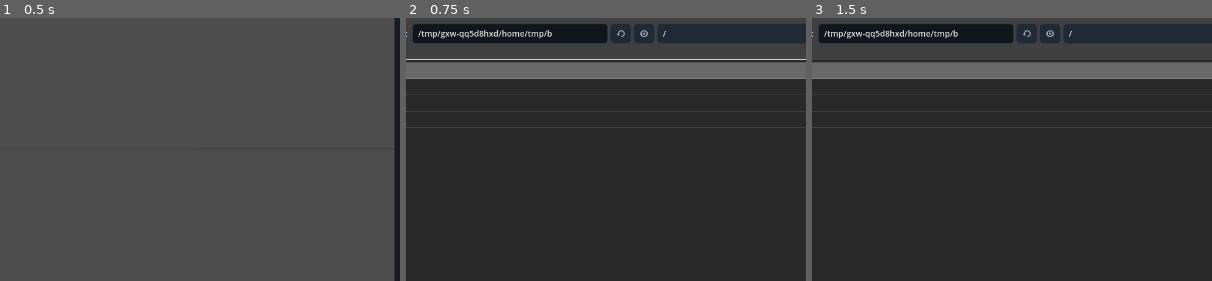
Above: before the commit, frames 1-3 (left to right).
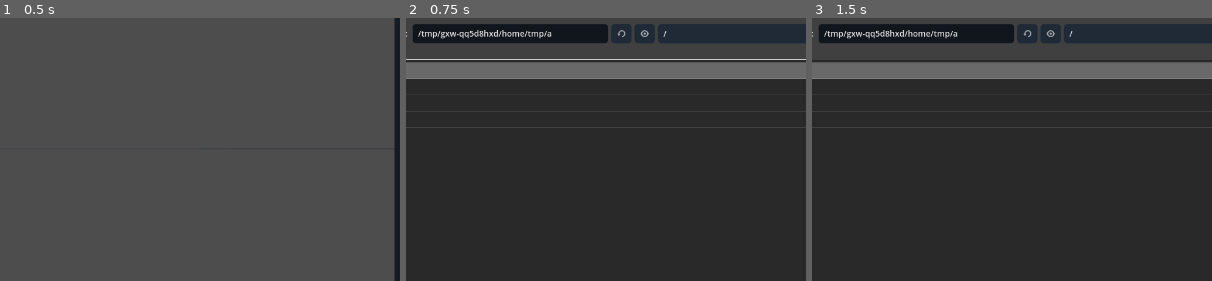
Above: after the commit, the same moments.

Repository: Onnevan/Kabuki
Game: Godot game, scene res://editor/main.tscn
Same seed, same stepped clock (60 frames per second), same inputs: the game is played once before the commit and once after it.
Inputs (mouse positions are % of the whole screen's width and height, from its top left):
- Up to frame 1 (0.5 s): no input
- Up to frame 2 (0.75 s): click "＋ IMPORT" at 0.5 s
- Up to frame 3 (1.5 s): click (37, 77) at 1.27 s; type "12" at 1.35 s
The pictures show only the part of the screen within x 27-77%, y 15-65%; the shares and areas given below are measured in that part.

Frame 1 is identical in both runs. In frame 2, 0.1% of the frame differs, in the area x 35-66%, y 3-9%; in frame 3, 0.1%.

Commit message:
Turn drawing planes into spatial reference canvases with ray projection

Diff:
--- a/editor/main.gd
+++ b/editor/main.gd
@@ -49,6 +49,7 @@
 var sculpt_mode := "push"
 var drawing_planes: Array[Node3D] = []
 var selected_stroke: Stroke3D
+const DRAWING_PLANE_SPACING := 1.0
 
 func _ready() -> void:
 	theme = KabukiThemeBuilder.build()
@@ -819,13 +820,36 @@
 	_select(runtime)
 	status.text = "Bitmap drawing converted to alpha Delaunay mesh"
 
+func _ray_to_drawing_plane(screen_pos: Vector2, plane: Node3D) -> Vector3:
+	# Reference canvases are mathematical XY planes. They have no rendered
+	# geometry; strokes/images are projected onto this coordinate system.
+	var ray_origin := camera.project_ray_origin(screen_pos)
+	var ray_dir := camera.project_ray_normal(screen_pos)
+	var plane_normal := plane.global_transform.basis.z.normalized()
+	var denom := ray_dir.dot(plane_normal)
+	if absf(denom) < 0.00001:
+		return plane.global_position
+	var distance := (plane.global_position - ray_origin).dot(plane_normal) / denom
+	return ray_origin + ray_dir * distance
+
+func _sync_drawing_plane_depths() -> void:
+	# Default theatre stack: each reference canvas starts one world unit deeper.
+	# Once moved/rotated by the user it remains a normal spatial reference frame.
+	for i in range(drawing_planes.size()):
+		var plane := drawing_planes[i]
+		if is_instance_valid(plane):
+			plane.position.z = float(i) * DRAWING_PLANE_SPACING
+
 func _on_add_drawing_plane() -> void:
 	drawing_session_index += 1
 	var obj := MotionObject.new("Plane %02d" % drawing_session_index, "drawing_group", "drawing")
 	var plane := Node3D.new()
 	world_root.add_child(plane)
+	if active_drawing_group != null and is_instance_valid(active_drawing_group):
+		plane.global_transform = active_drawing_group.global_transform
+	drawing_planes.append(plane)
+	plane.position.z += DRAWING_PLANE_SPACING
 	_register_scene_object(obj, plane)
-	drawing_planes.append(plane)
 	drawing_data_by_object[obj.id] = DrawingDataClass.new(obj.id)
 	obj.components["paint"] = {"drawing_data_id": drawing_data_by_object[obj.id].id, "animation_mode": "exposure_and_morph", "spatial_plane": true}
 	active_drawing_group = plane
@@ -835,13 +859,13 @@
 	_refresh_scene_object_list()
 	_select_scene_node(active_drawing_id, active_drawing_group)
 	%RightPanel.visible = true
-	status.text = "Drawing plane created · strokes and bitmap paint target this plane"
+	status.text = "Reference canvas created · drawing is projected onto its coordinates"
 
 func _refresh_drawing_planes() -> void:
 	%DrawingPlaneList.clear()
 	for plane in drawing_planes:
 		if not is_instance_valid(plane): continue
-		%DrawingPlaneList.add_item("◉  " + plane.name)
+		%DrawingPlaneList.add_item("▱  " + plane.name)
 		%DrawingPlaneList.set_item_metadata(%DrawingPlaneList.item_count - 1, plane)
 
 func _on_drawing_plane_selected(index: int) -> void:
@@ -866,9 +890,7 @@
 	var tmp := drawing_planes[idx]
 	drawing_planes[idx] = drawing_planes[target]
 	drawing_planes[target] = tmp
-	# Layer order also gets a small physical Z separation: cut-out theatre semantics.
-	for i in range(drawing_planes.size()):
-		drawing_planes[i].position.z = float(i) * 0.02
+	_sync_drawing_plane_depths()
 	_refresh_drawing_planes()
 	%DrawingPlaneList.select(target)
 
@@ -911,12 +933,12 @@
 	active_stroke_3d.fill_enabled = %Fill.button_pressed
 	active_stroke_3d.fill_color = %FillColor.color
 	active_drawing_group.add_child(active_stroke_3d)
-	var world_point := _screen_to_view_plane(pos, active_drawing_group.global_position)
+	var world_point := _ray_to_drawing_plane(pos, active_drawing_group)
 	active_stroke_3d.add_point(active_drawing_group.to_local(world_point))
 
 func _extend_3d_stroke(pos: Vector2) -> void:
 	if active_stroke_3d and active_drawing_group:
-		var world_point := _screen_to_view_plane(pos, active_drawing_group.global_position)
+		var world_point := _ray_to_drawing_plane(pos, active_drawing_group)
 		active_stroke_3d.add_point(active_drawing_group.to_local(world_point))
 
 func _finish_3d_stroke() -> void:
